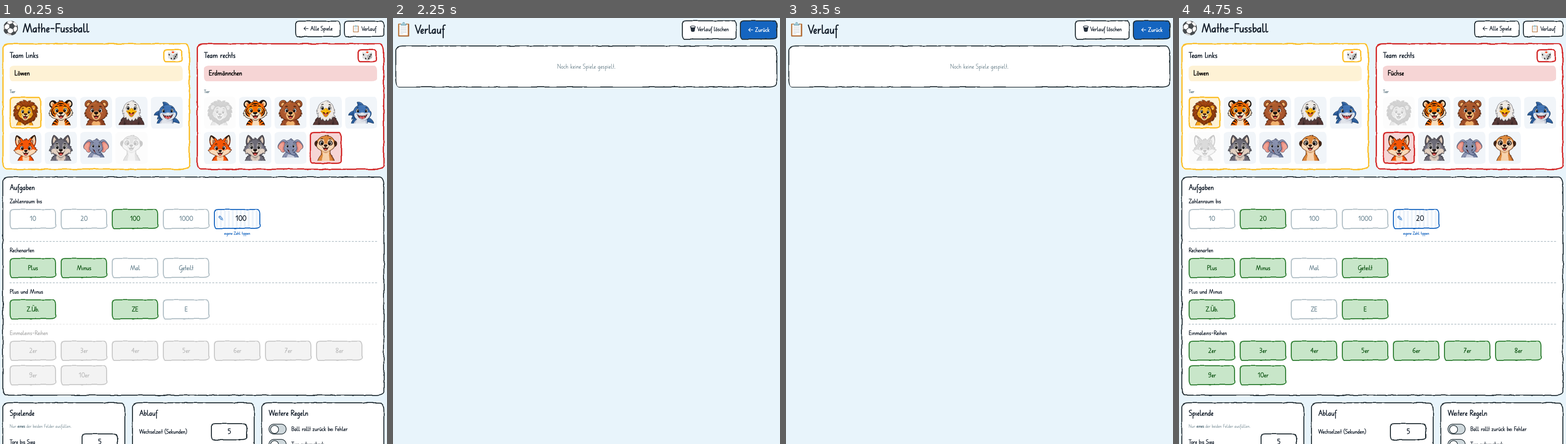
Above: before the commit, frames 1-4 (left to right).
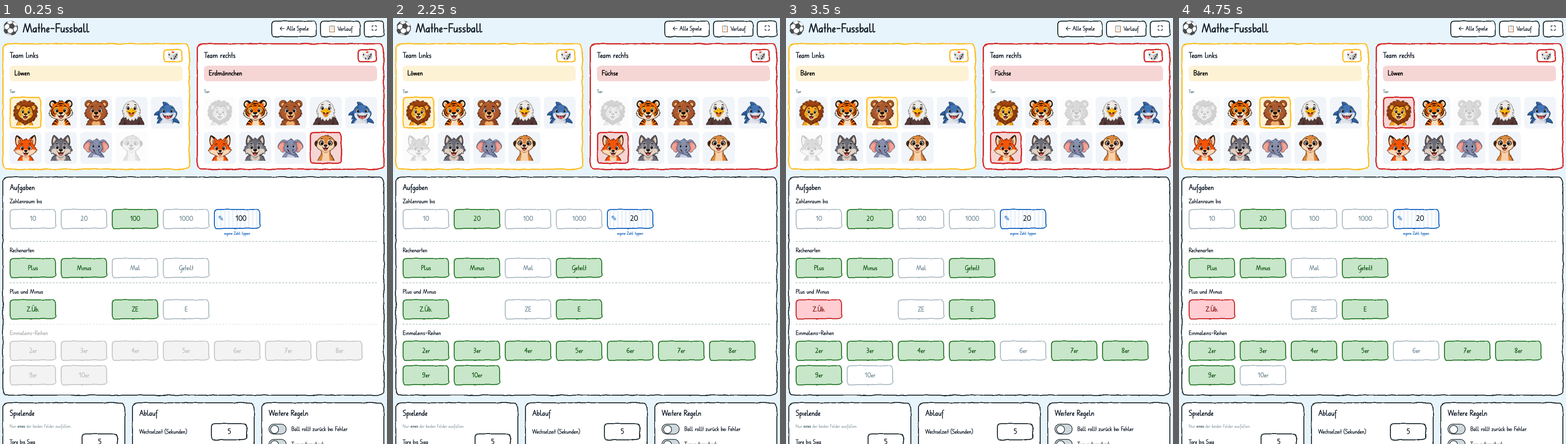
Above: after the commit, the same moments.

Repository: GitSile/frau-bopparts-tafelspiele
Game: browser game, page spiele/mathe-fussball/index.html
Two runs of this game, one before a commit and one after it. Both use one fixed random seed, a clock stepped at 60 frames per second and the inputs below.
Inputs (mouse positions are in pixels of both pictures, inside the frame that each line leads up to; where the layout moved, square brackets give the same spot in the first picture):
- Up to frame 1 (0.25 s): no input
- Up to frame 2 (2.25 s): click (586, 260) at 0.27 s; click (586, 311) at 1.07 s; click "Fuchs" at 1.27 s; click (509, 213) at 1.67 s; click "20" at 1.87 s; click (768, 30) at 2.02 s, where only the run after the commit has a clickable "⛶"
- Up to frame 3 (3.5 s): click (1056, 188) [1056, 39] at 2.27 s; click (816, 307) at 2.47 s, where only the run after the commit has a clickable "Z.Üb."; click (1037, 358) [1037, 56] at 2.87 s; click (882, 111) at 3.07 s, where only the run after the commit has a clickable "Bär"; click (882, 384) [882, 56] at 3.47 s
- Up to frame 4 (4.75 s): click (1353, 56) at 3.67 s, where only the run after the commit has a clickable "🎲"; click (1372, 167) [1372, 35] at 4.07 s; click (1399, 111) at 4.27 s, where only the run after the commit has a clickable "Löwe"; click "← Zurück" (after the commit: "⛶") at 4.52 s; click (1488, 286) at 4.67 s

The runs differ from the first frame. In frame 1, 0.3% of the frame differs, in the area x 70-100%, y 0-5%; in frame 2, 22%, in the area x 0-100%, y 0-100%; in frame 3, 21%; in frame 4, 4.5%.

Commit message:
Vollbild-Knopf in den Einstellungen, Beschreibungstext auf der Startseite entfernt
Co-Authored-By: Claude Opus 5.5 <noreply@anthropic.com>

Diff:
--- a/index.html
+++ b/index.html
@@ -63,7 +63,7 @@
       {
         name: 'Mathe-Fussball',
         fach: 'Mathematik',
-        text: 'Kopfrechnen im Duell: Wer zuerst richtig rechnet, schiesst den Ball Richtung Tor.',
+        text: '',
         link: 'spiele/mathe-fussball/index.html',
         bild: 'spiele/mathe-fussball/bilder/figuren/loewe-jubel.png',
         farbe: '#2e7d32'
@@ -77,7 +77,7 @@
         <div class="kachel-bild"><img src="${esc(s.bild)}" alt=""></div>
         <h2>${esc(s.name)}</h2>
         <span class="fach">${esc(s.fach)}</span>
-        <p>${esc(s.text)}</p>
+        ${s.text ? `<p>${esc(s.text)}</p>` : ''}
         <span class="knopf gross filz">Spielen ▶</span>
       </a>`).join('') + `
       <div class="kachel bald filz" aria-hidden="true">
--- a/spiele/mathe-fussball/index.html
+++ b/spiele/mathe-fussball/index.html
@@ -24,6 +24,7 @@
       <div>
         <a href="../../index.html" class="knopf hell filz zur-uebersicht">← Alle Spiele</a>
         <button id="btn-verlauf-einst" class="knopf hell filz">📋 Verlauf</button>
+        <button id="btn-vollbild-einst" class="knopf hell filz" title="Vollbild ein/aus">⛶</button>
       </div>
     </header>
 
--- a/spiele/mathe-fussball/spiel.js
+++ b/spiele/mathe-fussball/spiel.js
@@ -917,10 +917,13 @@
 $('btn-neustart').addEventListener('click', () => abbrechenUnd(() => { neueTeamsWennAuto(); starteSpiel(); }));
 $('btn-zu-einst').addEventListener('click', () => abbrechenUnd(zeigeEinstellungen));
 $('btn-ton').addEventListener('click', () => { stumm = !stumm; $('btn-ton').textContent = stumm ? '🔇' : '🔊'; });
-$('btn-vollbild').addEventListener('click', () => {
+// Vollbild ein/aus – im Spiel und in den Einstellungen
+const vollbildUmschalten = () => {
   if (document.fullscreenElement) document.exitFullscreen().catch(() => {});
   else if (document.documentElement.requestFullscreen) document.documentElement.requestFullscreen().catch(() => {});
-});
+};
+$('btn-vollbild').addEventListener('click', vollbildUmschalten);
+$('btn-vollbild-einst').addEventListener('click', vollbildUmschalten);
 
 // Ende
 $('btn-nochmal').addEventListener('click', () => { neueTeamsWennAuto(); S = null; starteSpiel(); });
